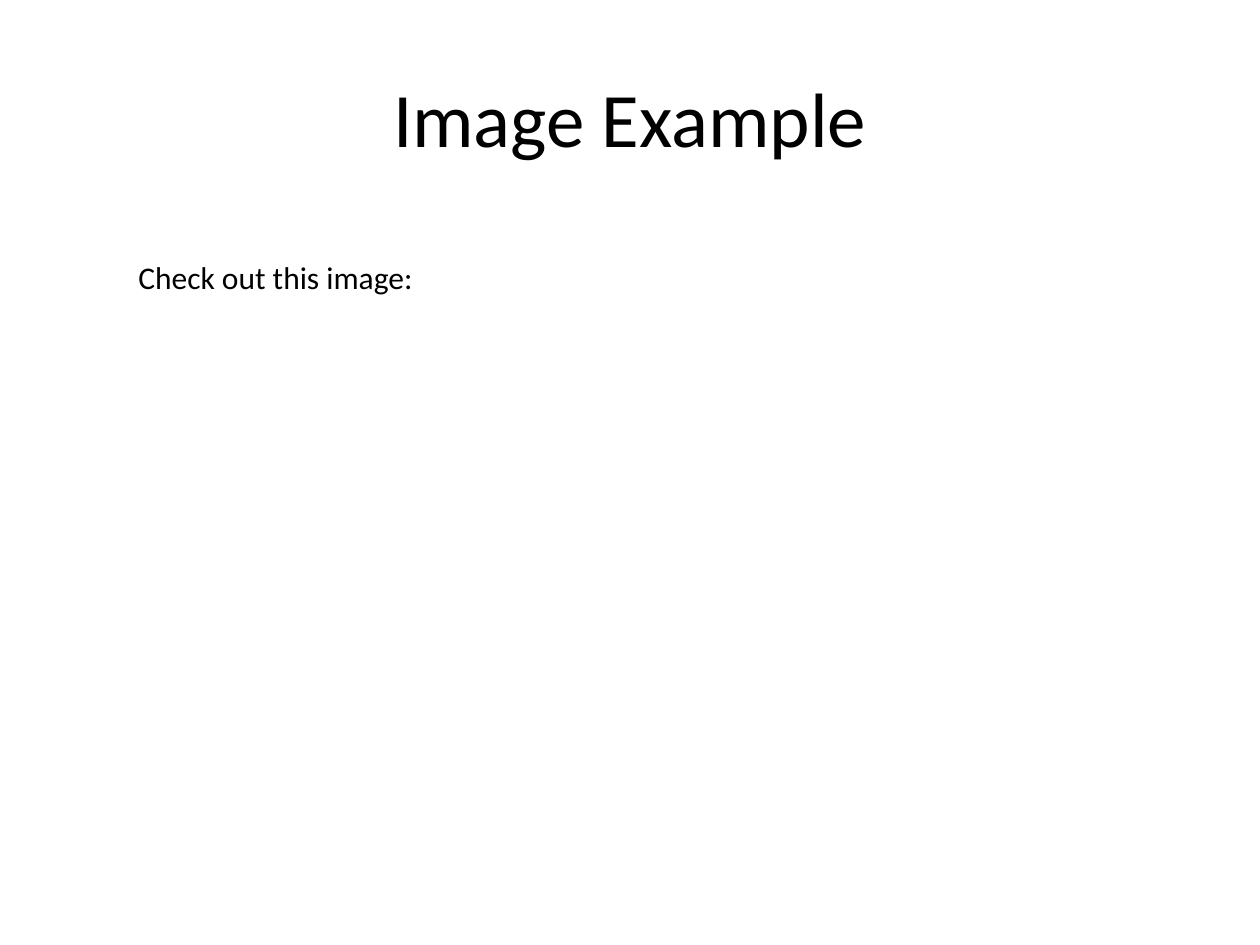
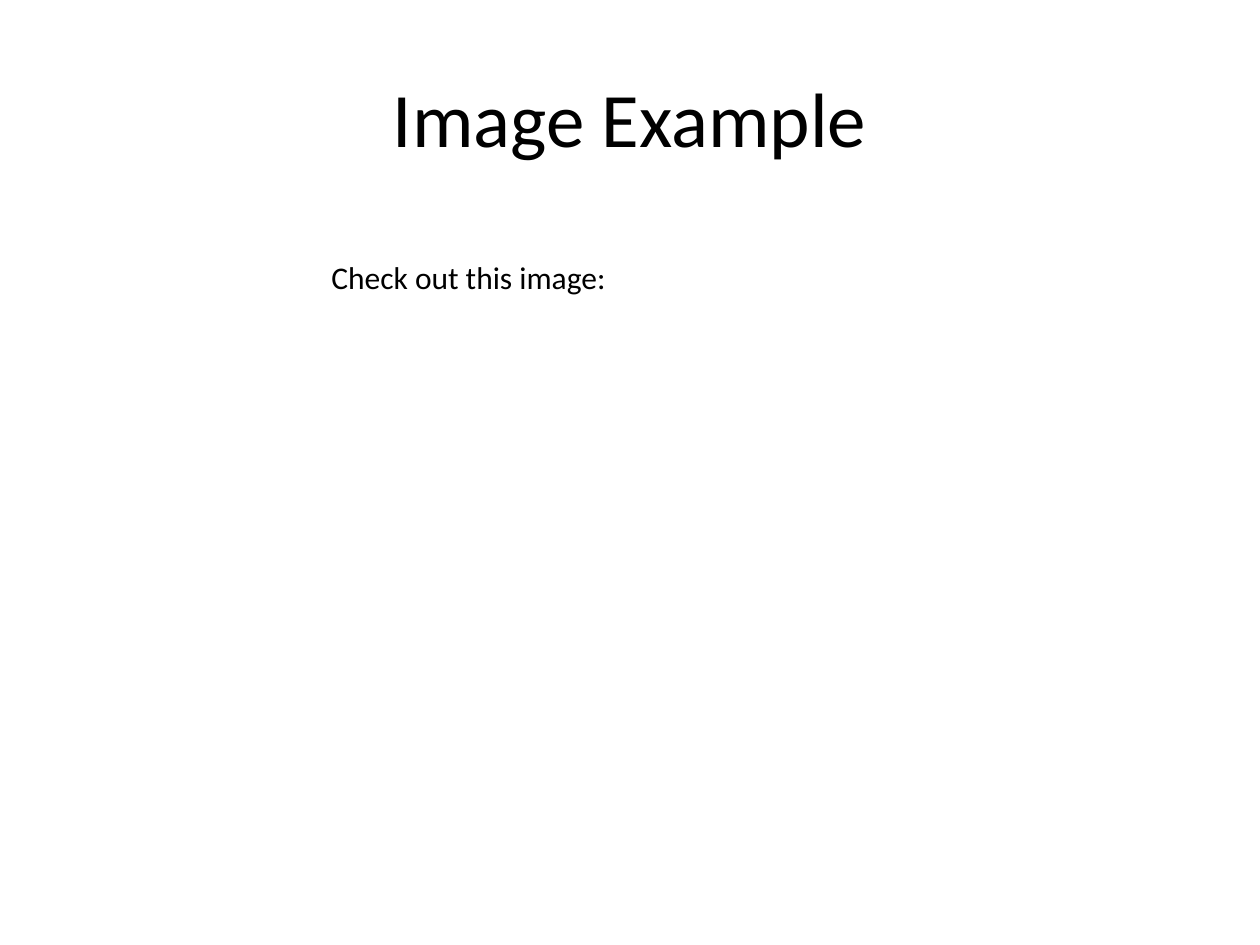
Before and after one commit to SantoshKashyapShorthillsAI/Assignment_3, a slide deck: slide 3 of Documents/animations.pptx. Drawn at 1260x945 pixels with LibreOffice and Linux fonts; fonts in the diff are those of the drawing. Boxes give left, top, right and bottom in pixels: in the first picture for what was removed or moved away, otherwise in the second. Text is boxed around its words. In the diff, an @@ line names an element or a change of style, - is before the commit and + after.

```diff
--- a/Documents/animations.pptx
+++ b/Documents/animations.pptx
@@ text "Check out this image:": place and size @@
-text "Check out this image:" at [138, 267, 412, 295]
+text "Check out this image:" at [331, 267, 605, 295]
```
Also in this commit, not shown: 3 other slides changed, 15 other files.
